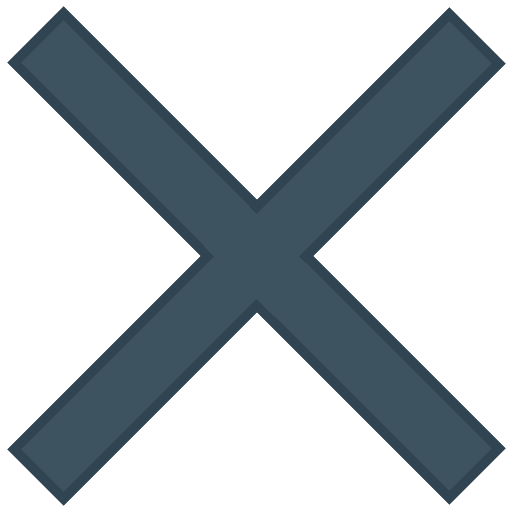
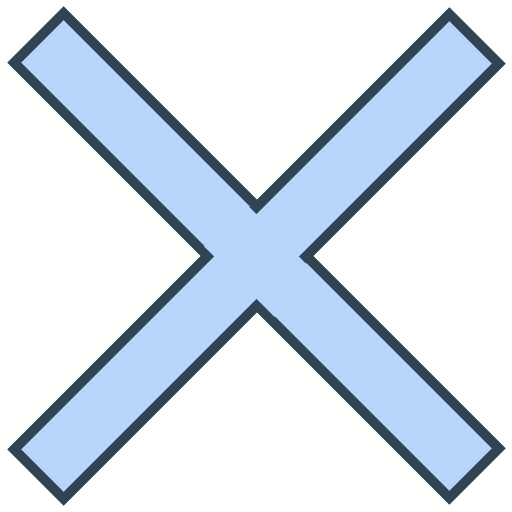
Revision of a layered 512 x 512 image; what changed, layer by layer:
painted on "長方形 3" over [204, 204, 317, 317]
painted on "長方形 2" over [21, 20, 492, 492]
painted on "長方形 1" over [21, 20, 492, 492]